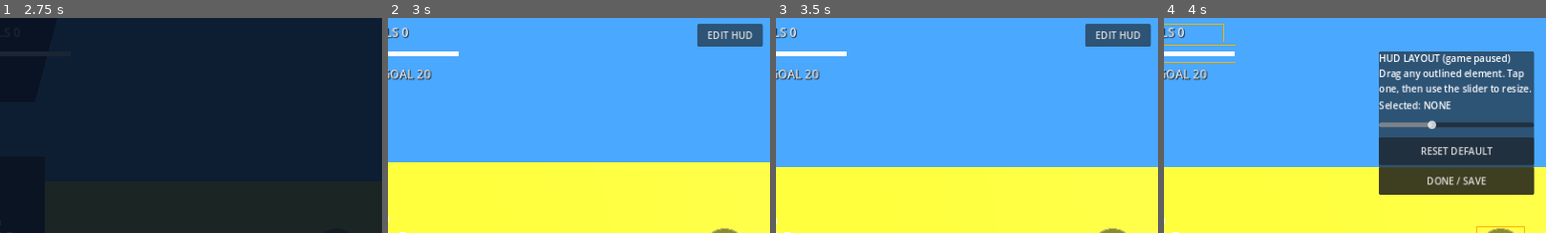
Above: before the commit, frames 1-4 (left to right).
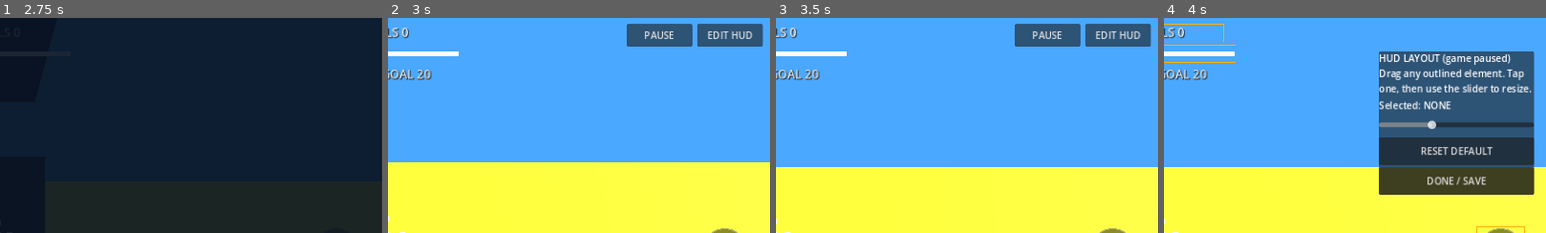
Above: after the commit, the same moments.

Repository: Goated-max/shipment-fpp
Game: Godot game, scene res://scenes/main.tscn
Two runs of this game, one before a commit and one after it. Both use one fixed random seed, a clock stepped at 60 frames per second and the inputs below.
Inputs:
- Up to frame 1 (2.75 s): click "CUSTOMIZE HUD LAYOUT" at 0.5 s; click "DONE / SAVE" at 1.25 s; click "DEPLOY" at 2 s
- Up to frame 2 (3 s): click "SHIPMENT" at 2.75 s
- Up to frame 3 (3.5 s): no input
- Up to frame 4 (4 s): click "EDIT HUD" at 3.5 s
The pictures show only the part of the screen within x 50-100%, y 0-50%; the shares and areas given below are measured in that part.

Frame 1 is identical in both runs. In frame 2, 1.8% of the frame differs, in the area x 62-80%, y 2-14%; in frame 3, 1.8%; in frame 4, nothing differs.

Commit message:
scope fixes, pause menu with sensitivity and leave

Diff:
--- a/scripts/hud.gd
+++ b/scripts/hud.gd
@@ -634,6 +634,7 @@
     _button_in(mc, "CUSTOMIZE HUD LAYOUT", _start_edit.bind(true))
     _build_loadout()
     _build_mapsel()
+    _build_pause()
 
 # ---------- layout (position + scale per element, saved to user://) ----------
 func _rect(id: String) -> Rect2:
@@ -679,6 +680,7 @@
             c.scale = Vector2.ONE
             c.position = _default_pos(id)
     edit_btn.position = Vector2(vp.x - 122.0, 10.0)
+    pause_btn.position = Vector2(vp.x - 240.0, 10.0)
     panel.position = Vector2(vp.x - 280.0, 56.0)
     pick_lbl.position = Vector2(vp.x * 0.5 - 120.0, vp.y * 0.62)
     board.position = Vector2(vp.x - 260.0, 200.0)
@@ -714,6 +716,7 @@
     _clear_input()
     menu.hide()
     edit_btn.hide()
+    pause_btn.hide()
     panel.show()
     board.hide()
     sel = ""
@@ -735,6 +738,7 @@
         menu.show()
     else:
         edit_btn.show()
+        pause_btn.show()
         get_tree().paused = false
 
 func _select(id: String) -> void:
@@ -751,9 +755,59 @@
         return
     _place(sel, (els[sel] as Control).position, v)
 
+var pause_btn: Button
+var pause_menu: ColorRect
+
+func _build_pause() -> void:
+    pause_btn = Button.new()
+    pause_btn.text = "PAUSE"
+    pause_btn.focus_mode = Control.FOCUS_NONE
+    pause_btn.size = Vector2(110, 38)
+    root.add_child(pause_btn)
+    pause_btn.pressed.connect(_open_pause)
+    pause_btn.hide()
+    pause_menu = _overlay(Color(0.03, 0.07, 0.13, 0.8))
+    var pc := _center(pause_menu)
+    _lbl(pc, "PAUSED", 46, HORIZONTAL_ALIGNMENT_CENTER, Color(1, 0.7, 0))
+    _lbl(pc, "Camera sensitivity", 18, HORIZONTAL_ALIGNMENT_CENTER)
+    var ss := HSlider.new()
+    ss.min_value = 0.3
+    ss.max_value = 2.5
+    ss.step = 0.05
+    ss.value = sens
+    ss.custom_minimum_size = Vector2(320, 36)
+    ss.value_changed.connect(func(v: float) -> void: sens = v)
+    pc.add_child(ss)
+    _button_in(pc, "RESUME", _resume)
+    _button_in(pc, "LEAVE MATCH", _leave)
+    pause_menu.hide()
+
+func _open_pause() -> void:
+    if menu.visible or death.visible or editing or lobby.visible:
+        return
+    if Net.active:
+        pick("NO PAUSE IN MULTIPLAYER")
+        return
+    _clear_input()
+    pause_menu.show()
+    pause_btn.hide()
+    get_tree().paused = true
+
+func _resume() -> void:
+    pause_menu.hide()
+    pause_btn.show()
+    get_tree().paused = false
+
+func _leave() -> void:
+    pause_menu.hide()
+    get_tree().paused = false
+    Net.reset()
+    get_tree().reload_current_scene()
+
 func _deploy() -> void:
     menu.hide()
     edit_btn.show()
+    pause_btn.show()
     get_tree().paused = false
 
 func _on_respawn() -> void:
@@ -827,6 +881,8 @@
 # ---------- input ----------
 func _over_ui(pos: Vector2) -> bool:
     if edit_btn.visible and edit_btn.get_global_rect().has_point(pos):
+        return true
+    if pause_btn.visible and pause_btn.get_global_rect().has_point(pos):
         return true
     if panel.visible and panel.get_global_rect().has_point(pos):
         return true
--- a/scripts/player.gd
+++ b/scripts/player.gd
@@ -568,15 +568,15 @@
     var glass := _mat(Color(0.25, 0.5, 0.65))
     _box(gun, Vector3(0.05, 0.07, 0.28), Vector3(0, 0.03, 0.0), gm)              # receiver
     _box(gun, Vector3(0.028, 0.028, 0.7), Vector3(0, 0.035, -0.55), pl)          # long barrel
-    _box(gun, Vector3(0.02, 0.05, 0.04), Vector3(0, 0.07, -0.12), gm)            # front scope mount
-    _box(gun, Vector3(0.02, 0.05, 0.04), Vector3(0, 0.07, 0.06), gm)             # rear scope mount
-    _cyl(Vector3(0, 0.12, -0.03), 0.026, 0.36, Vector3(PI / 2, 0, 0), pl)        # scope tube
-    _cyl(Vector3(0, 0.12, -0.23), 0.04, 0.07, Vector3(PI / 2, 0, 0), gm)         # objective bell
-    _cyl(Vector3(0, 0.12, 0.17), 0.034, 0.06, Vector3(PI / 2, 0, 0), gm)         # eyepiece
-    _cyl(Vector3(0, 0.12, -0.27), 0.03, 0.01, Vector3(PI / 2, 0, 0), glass)      # front lens
-    _cyl(Vector3(0, 0.12, 0.205), 0.026, 0.01, Vector3(PI / 2, 0, 0), glass)     # rear lens
-    _cyl(Vector3(0, 0.19, -0.03), 0.014, 0.03, Vector3(0, 0, 0), gm)             # elevation turret
-    _cyl(Vector3(0.042, 0.12, -0.03), 0.014, 0.03, Vector3(0, 0, PI / 2), gm)    # windage turret
+    _box(gun, Vector3(0.02, 0.05, 0.04), Vector3(0, 0.085, -0.33), gm)           # front scope mount
+    _box(gun, Vector3(0.02, 0.05, 0.04), Vector3(0, 0.085, -0.16), gm)           # rear scope mount
+    _cyl(Vector3(0, 0.12, -0.26), 0.022, 0.3, Vector3(PI / 2, 0, 0), pl)         # scope tube
+    _cyl(Vector3(0, 0.12, -0.4), 0.03, 0.05, Vector3(PI / 2, 0, 0), gm)          # objective bell
+    _cyl(Vector3(0, 0.12, -0.12), 0.026, 0.04, Vector3(PI / 2, 0, 0), gm)        # eyepiece
+    _cyl(Vector3(0, 0.12, -0.43), 0.026, 0.01, Vector3(PI / 2, 0, 0), glass)     # front lens
+    _cyl(Vector3(0, 0.12, -0.102), 0.02, 0.008, Vector3(PI / 2, 0, 0), glass)    # rear lens
+    _cyl(Vector3(0, 0.155, -0.26), 0.012, 0.025, Vector3(0, 0, 0), gm)           # elevation turret
+    _cyl(Vector3(0.034, 0.12, -0.26), 0.012, 0.025, Vector3(0, 0, PI / 2), gm)   # windage turret
     _rpart("bolt", _box(gun, Vector3(0.02, 0.02, 0.04), Vector3(0.035, 0.05, 0.04), tanm))  # bolt handle
     _rpart("mag", _box(gun, Vector3(0.036, 0.13, 0.05), Vector3(0, -0.1, 0.0), pl))  # magazine
     _box(gun, Vector3(0.036, 0.12, 0.05), Vector3(0, -0.09, 0.14), pl)           # grip
@@ -604,16 +604,22 @@
     var gm := _mat(Color(0.19, 0.2, 0.23))
     var pl := _mat(Color(0.09, 0.1, 0.11))
     var tanm := _mat(Color(0.72, 0.6, 0.38))
+    var glass := _mat(Color(0.25, 0.5, 0.65))
     _box(gun, Vector3(0.05, 0.075, 0.3), Vector3(0, 0.03, 0.0), gm)              # receiver
     _box(gun, Vector3(0.03, 0.02, 0.22), Vector3(0, 0.075, -0.02), gm)           # top rail
-    _box(gun, Vector3(0.034, 0.05, 0.14), Vector3(0, 0.1, -0.04), pl)            # flat optic
+    _box(gun, Vector3(0.036, 0.05, 0.12), Vector3(0, 0.11, -0.1), pl)            # optic body
+    _cyl(Vector3(0, 0.11, -0.18), 0.02, 0.05, Vector3(PI / 2, 0, 0), pl)         # sunshade
+    _cyl(Vector3(0, 0.11, -0.207), 0.017, 0.006, Vector3(PI / 2, 0, 0), glass)   # front lens
+    _cyl(Vector3(0, 0.11, -0.03), 0.018, 0.03, Vector3(PI / 2, 0, 0), gm)        # eyepiece
+    _cyl(Vector3(0, 0.11, -0.012), 0.014, 0.006, Vector3(PI / 2, 0, 0), glass)   # rear lens
+    _cyl(Vector3(0, 0.14, -0.1), 0.01, 0.02, Vector3(0, 0, 0), gm)               # turret knob
     _box(gun, Vector3(0.058, 0.058, 0.24), Vector3(0, 0.02, -0.28), tanm)        # tan handguard
     _box(gun, Vector3(0.026, 0.026, 0.36), Vector3(0, 0.03, -0.56), pl)          # medium barrel
     _box(gun, Vector3(0.04, 0.04, 0.07), Vector3(0, 0.03, -0.74), gm)            # muzzle brake
     var mg := _box(gun, Vector3(0.034, 0.17, 0.05), Vector3(0, -0.1, -0.02), pl)  # magazine
     mg.rotation.x = 0.15
     _rpart("mag", mg)
-    _rpart("charge", _box(gun, Vector3(0.012, 0.02, 0.04), Vector3(0.0, 0.1, 0.05), gm))  # charging handle
+    _rpart("charge", _box(gun, Vector3(0.012, 0.02, 0.04), Vector3(0.0, 0.095, 0.05), gm))  # charging handle
     _box(gun, Vector3(0.038, 0.12, 0.05), Vector3(0, -0.09, 0.13), pl)           # grip
     _box(gun, Vector3(0.05, 0.08, 0.26), Vector3(0, -0.01, 0.3), tanm)           # stock
     _box(gun, Vector3(0.04, 0.03, 0.12), Vector3(0, 0.03, 0.22), gm)             # cheek riser
